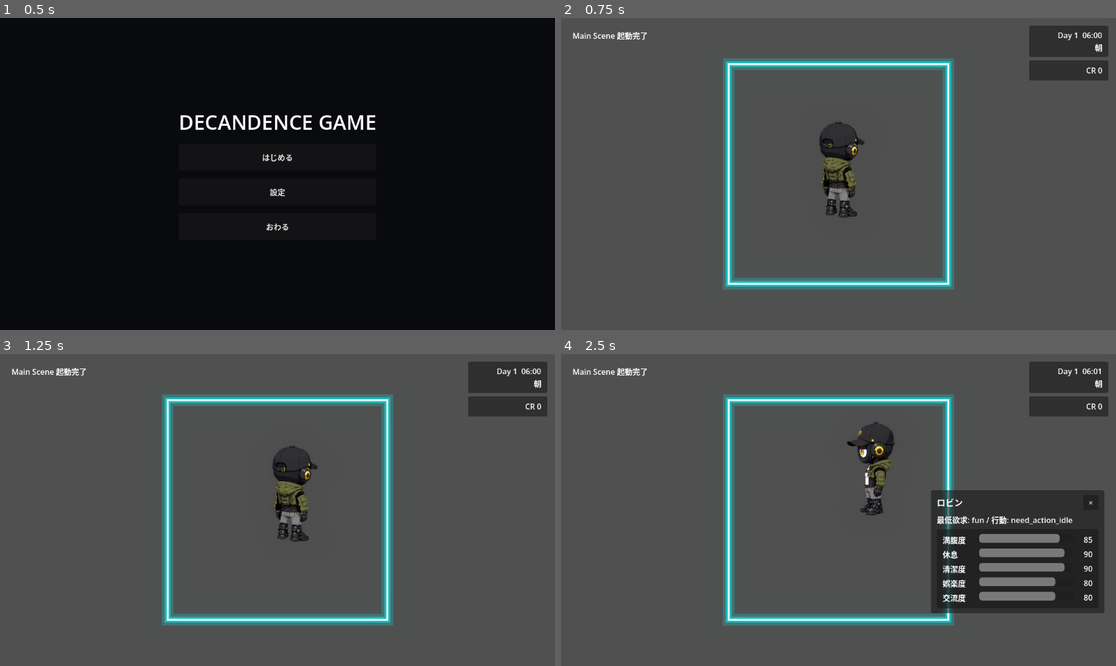
Above: before the commit, frames 1-4 (two rows, left to right).
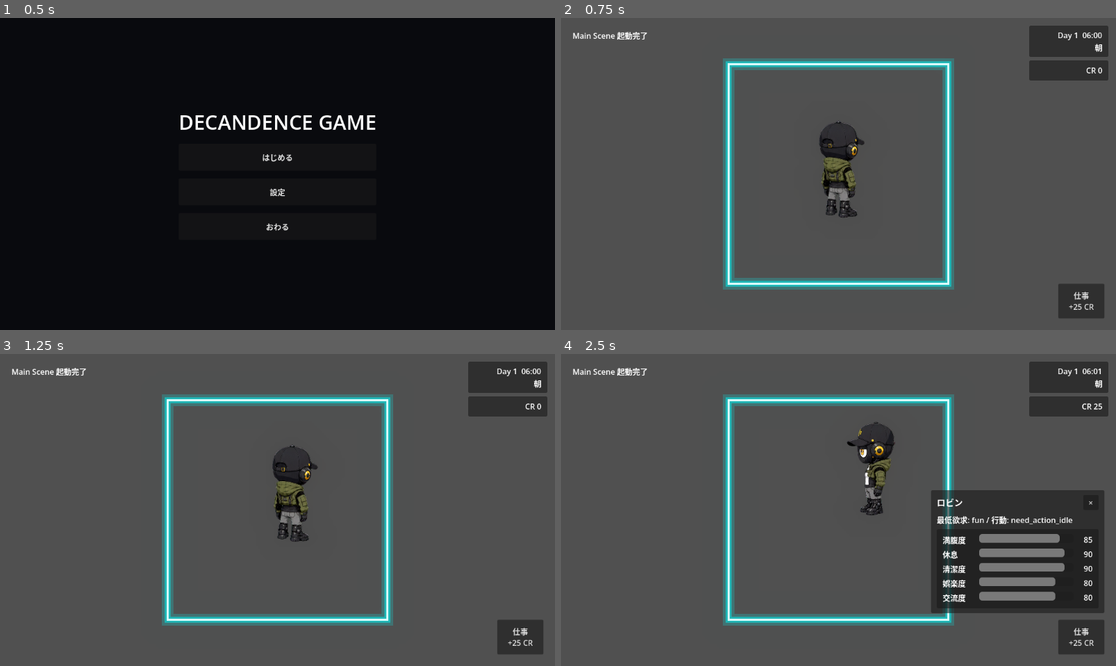
Above: after the commit, the same moments.

Repository: grimoire1089-coder/optimistic
Game: Godot game, scene res://Scenes/Boot/TitleScene.tscn
Two runs of this game, one before a commit and one after it. Both use one fixed random seed, a clock stepped at 60 frames per second and the inputs below.
Inputs (mouse positions are in pixels of both pictures, inside the frame that each line leads up to):
- Up to frame 1 (0.5 s): no input
- Up to frame 2 (0.75 s): click "はじめる" at 0.5 s
- Up to frame 3 (1.25 s): no input
- Up to frame 4 (2.5 s): click (1082, 637) at 1.25 s, where only the run after the commit has a clickable "仕事 +25 CR"; move the mouse to (877, 472) at 2.02 s; click (877, 472) at 2.17 s

Frame 1 is identical in both runs. In frame 2, 0.9% of the frame differs, in the area x 89-98%, y 85-97%; in frame 3, 0.9%; in frame 4, 0.9%, in the area x 89-98%, y 15-97%.

Commit message:
Add work credit button to main HUD

Diff:
--- a/Scenes/Main/MainScene.tscn
+++ b/Scenes/Main/MainScene.tscn
@@ -7,6 +7,7 @@
 [ext_resource type="AudioStream" uid="uid://84310p8voyjn" path="res://Assets/Audio/SFX/UI/UI_Click_001.ogg" id="4_ctt6t"]
 [ext_resource type="PackedScene" path="res://Scenes/UI/HUD/CreditPanel.tscn" id="5_credit_panel"]
 [ext_resource type="PackedScene" path="res://Scenes/UI/HUD/AICharacterHud.tscn" id="6_ai_character_hud"]
+[ext_resource type="PackedScene" path="res://Scenes/UI/HUD/WorkCreditButton.tscn" id="7_work_credit_button"]
 
 [sub_resource type="Environment" id="Environment_ctt6t"]
 glow_enabled = true
@@ -35,3 +36,5 @@
 [node name="CreditPanel" parent="CanvasLayer" unique_id=1025226136 instance=ExtResource("5_credit_panel")]
 
 [node name="AICharacterHud" parent="CanvasLayer" unique_id=1693042289 instance=ExtResource("6_ai_character_hud")]
+
+[node name="WorkCreditButton" parent="CanvasLayer" instance=ExtResource("7_work_credit_button")]
